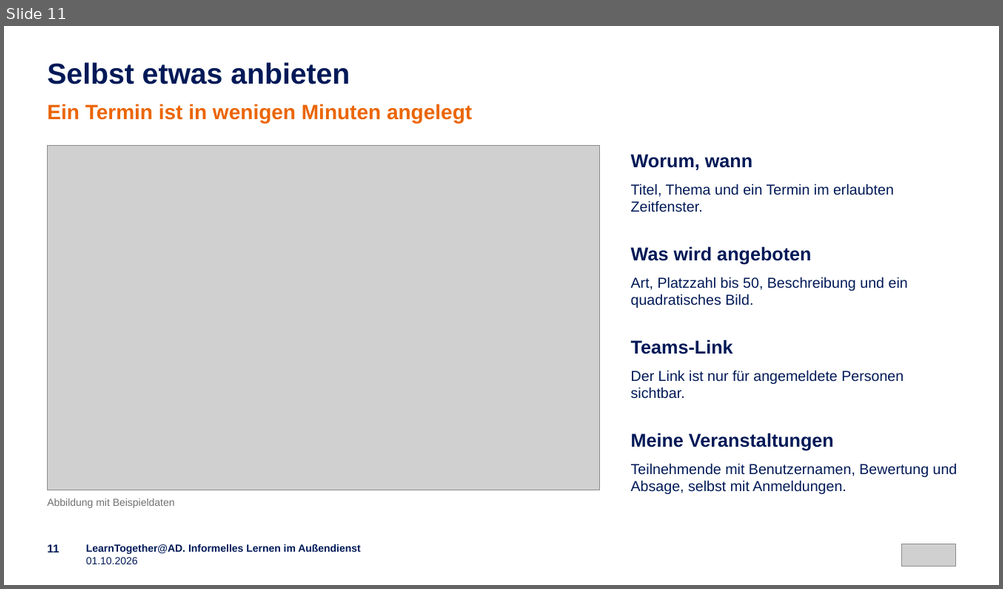
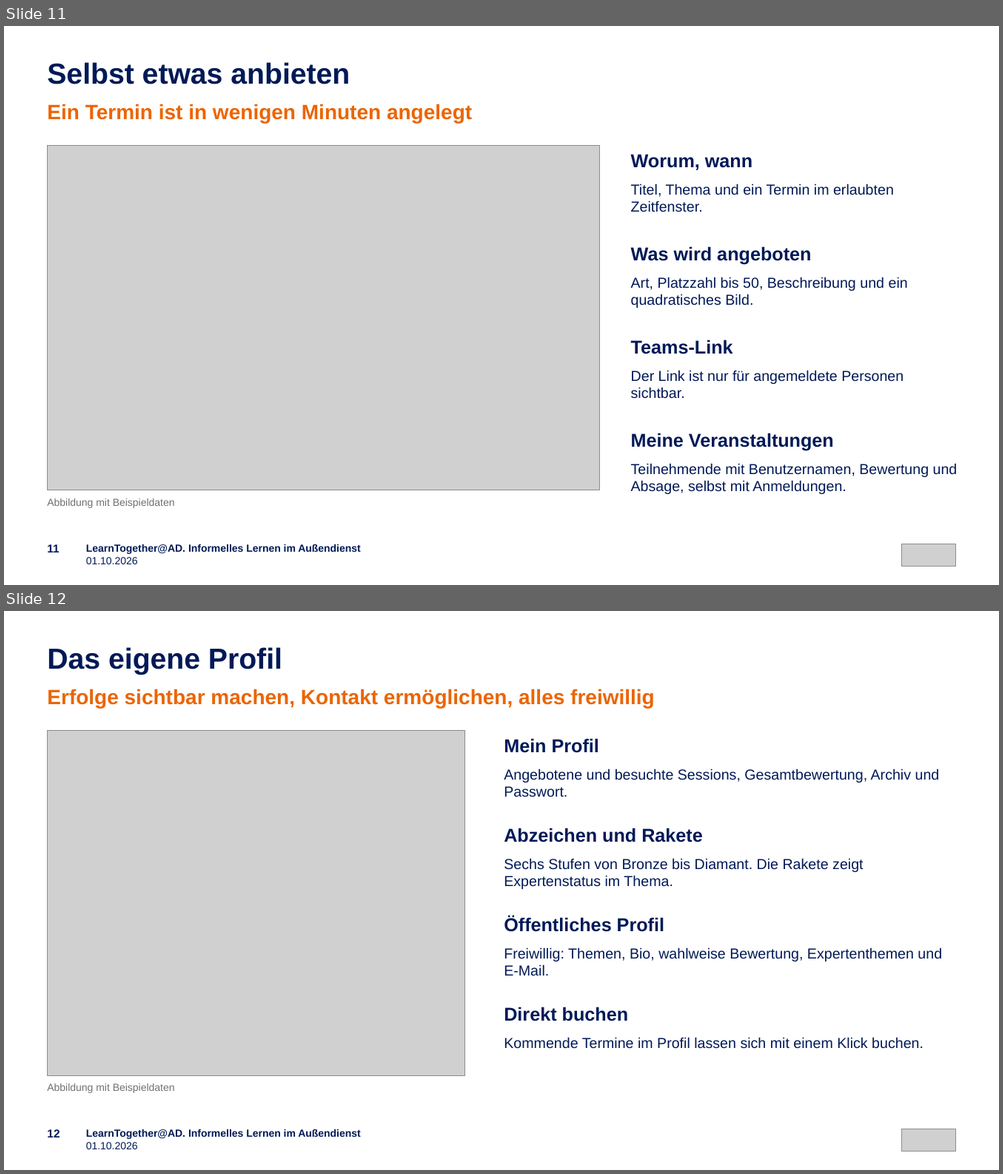
Before and after one commit to emplush/ruv_learntogether, a slide deck: docs/LearnTogether-AD_Praesentation.pptx. Shown one above the other, each under a label of ours: slide 11 before the commit, slides 11 and 12 after it. The pictures are 1003x589 and 1003x1174 pixels, drawn with LibreOffice and Linux fonts; fonts in the diff are those of the drawing; grey boxes stand for pictures. Boxes give left, top, right and bottom in pixels: in the first picture for what was removed or moved away, otherwise in the second. Text is boxed around its words. In the diff, an @@ line names an element or a change of style, - is before the commit and + after.

```diff
--- a/docs/LearnTogether-AD_Praesentation.pptx
+++ b/docs/LearnTogether-AD_Praesentation.pptx
@@ slide 12 added at [4,611,999,1170], background #FFFFFF @@
@@ text added at [47,647,282,675], 28 pt, text #001957, bold @@
+Das eigene Profil
@@ text added at [47,689,654,708], 20 pt, text #EB6504, bold @@
+Erfolge sichtbar machen, Kontakt ermöglichen, alles freiwillig
@@ picture added at [47,730,465,1076] @@
@@ text added at [504,738,599,753], 18 pt, text #001957, bold @@
+Mein Profil
@@ text added at [504,769,939,797], 14 pt, text #001957 @@
+Angebotene und besuchte Sessions, Gesamtbewertung, Archiv und Passwort.
@@ text added at [504,828,703,843], 18 pt, text #001957, bold @@
+Abzeichen und Rakete
@@ text added at [504,858,862,889], 14 pt, text #001957 @@
+Sechs Stufen von Bronze bis Diamant. Die Rakete zeigt Expertenstatus im Thema.
@@ text added at [504,917,664,932], 18 pt, text #001957, bold @@
+Öffentliches Profil
@@ text added at [504,948,942,976], 14 pt, text #001957 @@
+Freiwillig: Themen, Bio, wahlweise Bewertung, Expertenthemen und E-Mail.
@@ text added at [504,1007,629,1022], 18 pt, text #001957, bold @@
+Direkt buchen
@@ text added at [504,1037,923,1049], 14 pt, text #001957 @@
+Kommende Termine im Profil lassen sich mit einem Klick buchen.
@@ text added at [47,1084,175,1093], 10 pt, text #707070 @@
+Abbildung mit Beispieldaten
@@ text added at [47,1130,60,1138], 11 pt, text #001957, bold @@
+12
@@ text added at [86,1130,360,1150], 10 pt, text #001957, bold @@
+LearnTogether@AD. Informelles Lernen im Außendienst
+01.10.2026
@@ picture added at [902,1130,956,1151] @@
```
Also in this commit, not shown: 13 slides changed.
